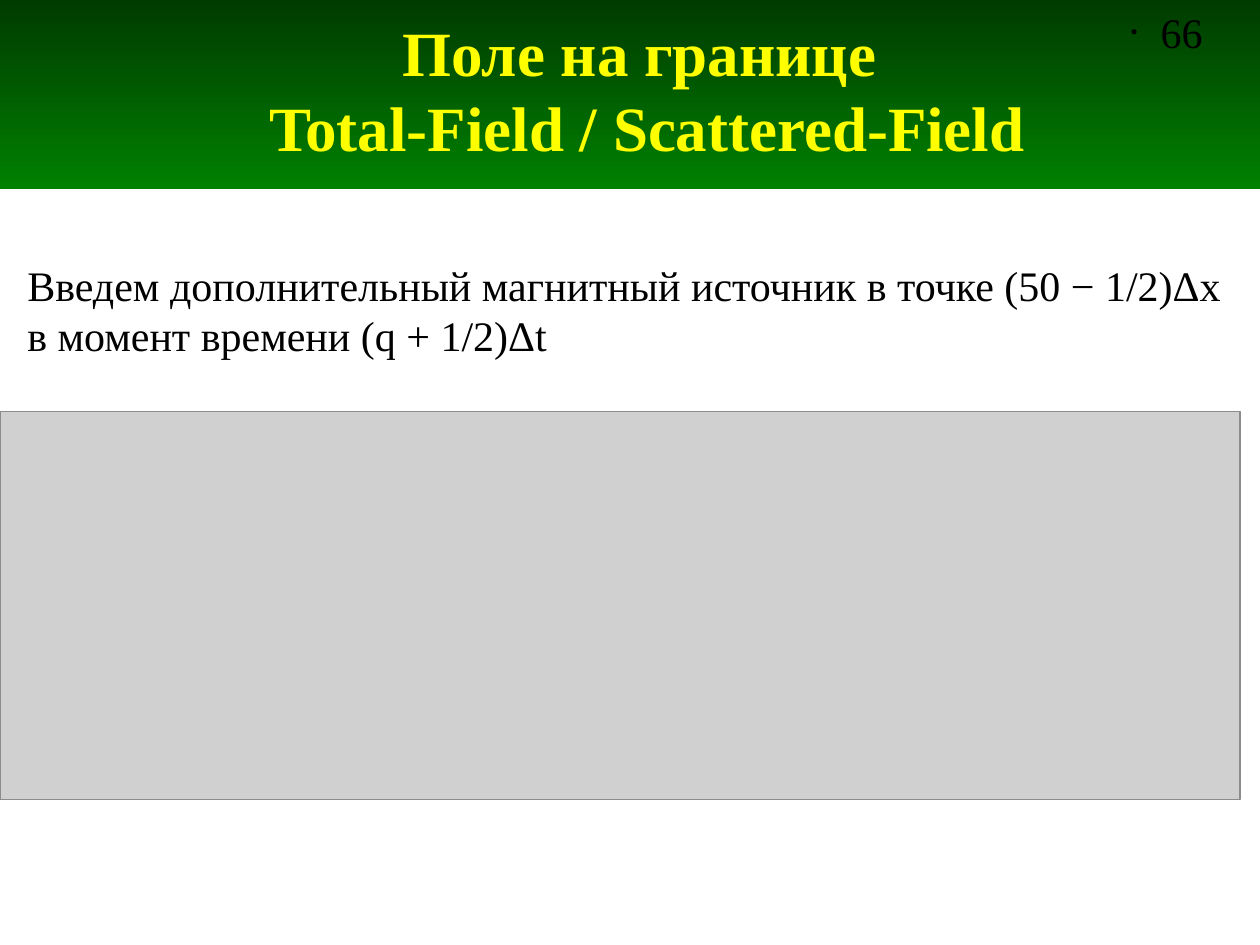
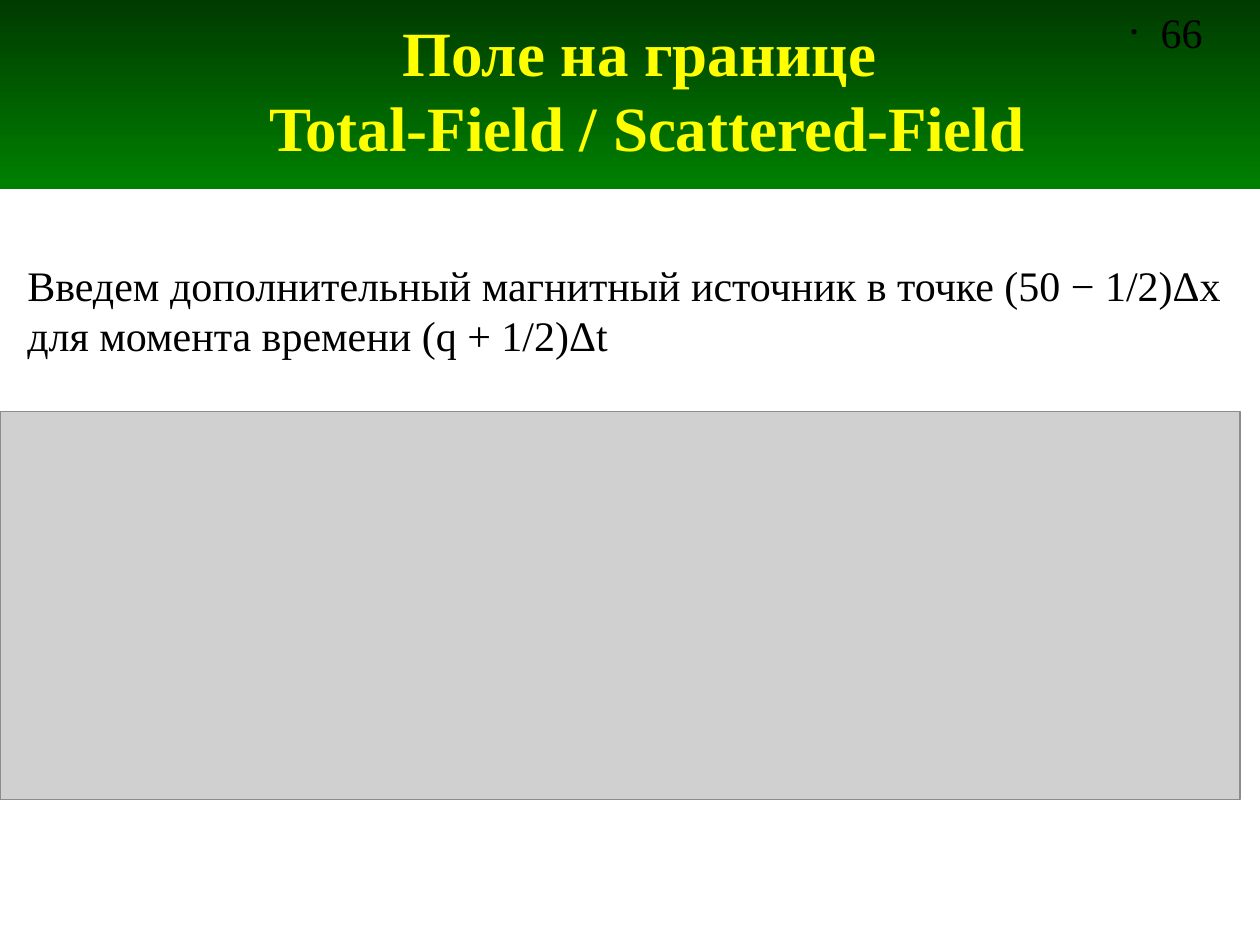
Before and after one commit to andris0147sv/modelling, a slide deck: slide 66 of presentations/2. FDTD.odp. Drawn at 1260x945 pixels with LibreOffice and Linux fonts; fonts in the diff are those of the drawing; grey boxes stand for pictures. Boxes give left, top, right and bottom in pixels: in the first picture for what was removed or moved away, otherwise in the second. Text is boxed around its words. In the diff, an @@ line names an element or a change of style, - is before the commit and + after.

```diff
--- a/presentations/2. FDTD.odp
+++ b/presentations/2. FDTD.odp
@@ text at (x1=27, y1=322, x2=607, y2=360): text changed @@
-в момент времени (q + 1/2)Δt
+для момента времени (q + 1/2)Δt
```
Also in this commit, not shown: 6 other slides changed, 6 other files.
